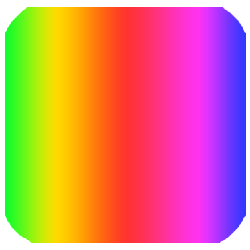
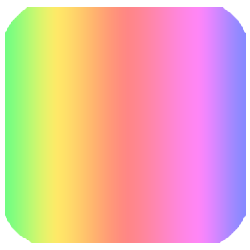
Comparing the layer stacks of the two (250, 250) images. Changes:
"Layer 1": opacity 100% → 77% over [left=5, top=7, right=246, bottom=243]